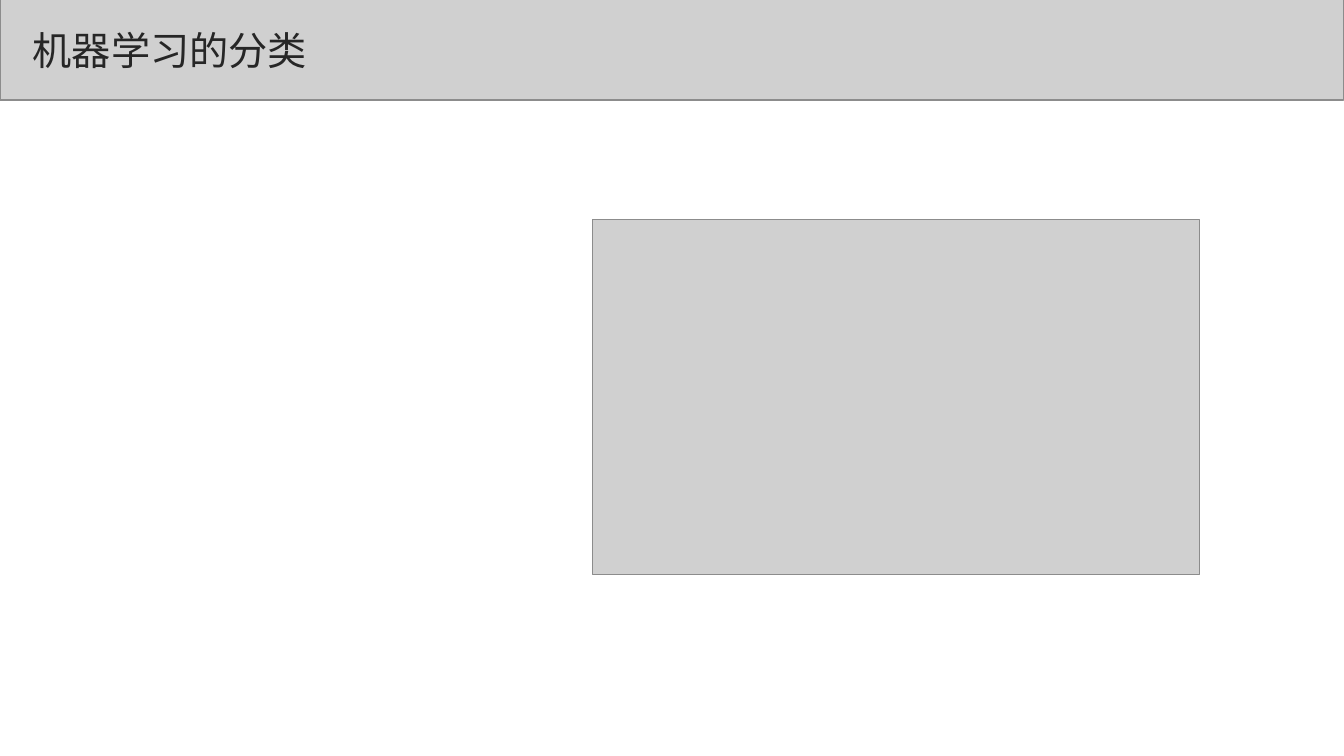
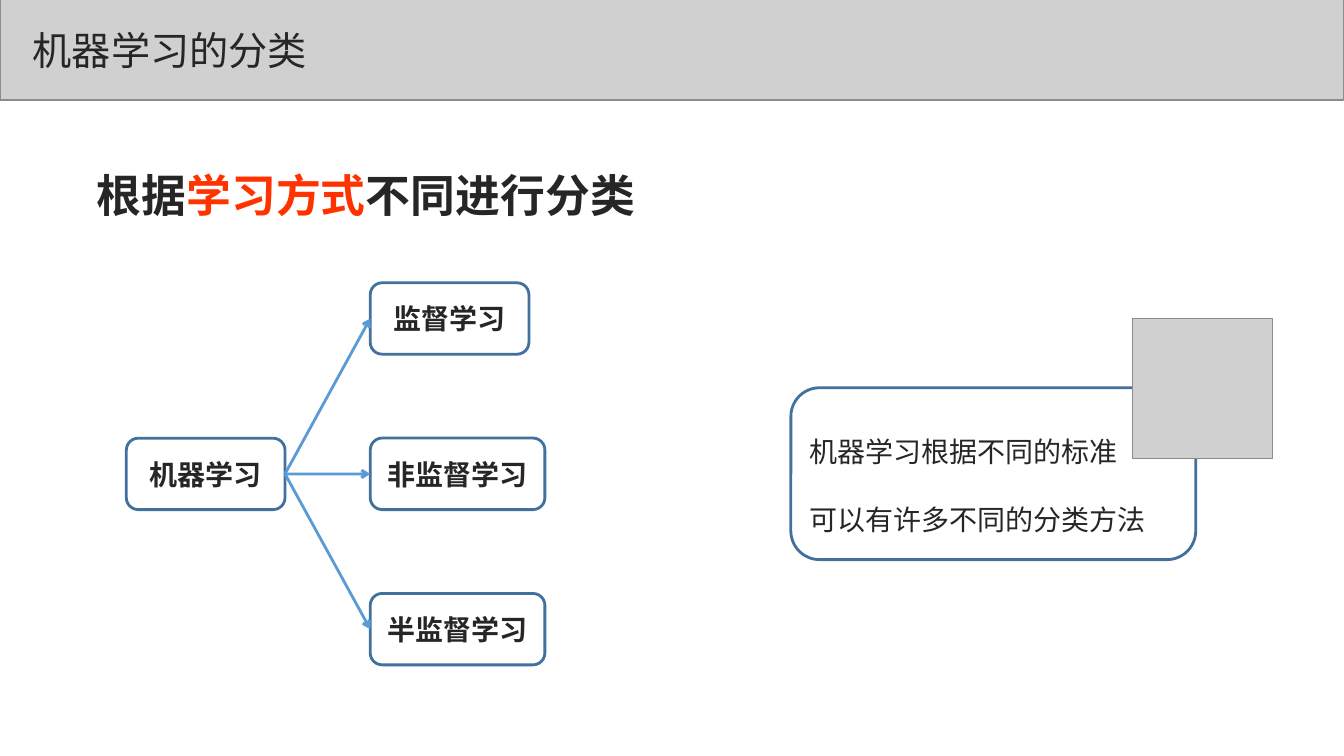
Before and after one commit to congcongshang/StudyNoteBook, a slide deck: slide 7 of 数学/机器学习.ppt. Drawn at 1344x756 pixels with LibreOffice and Linux fonts; fonts in the diff are those of the drawing; grey boxes stand for pictures. Boxes give left, top, right and bottom in pixels: in the first picture for what was removed or moved away, otherwise in the second. Text is boxed around its words. In the diff, an @@ line names an element or a change of style, - is before the commit and + after.

```diff
--- a/数学/机器学习.ppt
+++ b/数学/机器学习.ppt
@@ text added at [97,173,635,216], 32 pt, text #262626, bold @@
+根据学习方式不同进行分类
@@ picture: place and size @@
-picture at [592,220,1199,574]
+picture at [1131,318,1271,458]
@@ rounded rectangle added at [791,388,1196,559], outline #41719C 2.01 pt, 20 pt, text #262626 @@
+机器学习根据不同的标准
+可以有许多不同的分类方法
@@ group added at [126,283,544,665]: 4 rounded rectangles, 3 arrows @@
+机器学习
+非监督学习
+监督学习
+半监督学习
```
Also in this commit, not shown: 8 other slides changed, 1 other file.
